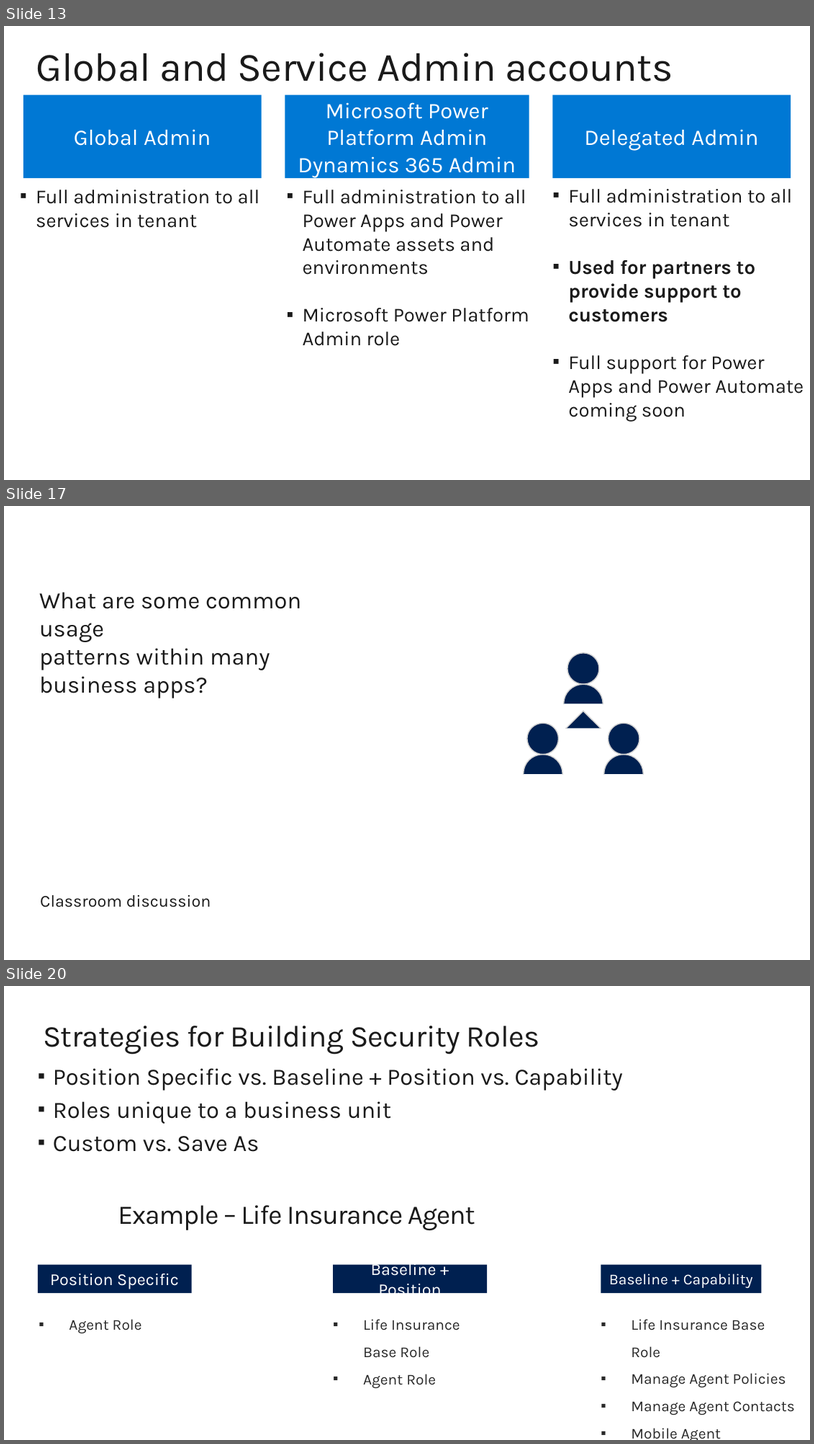
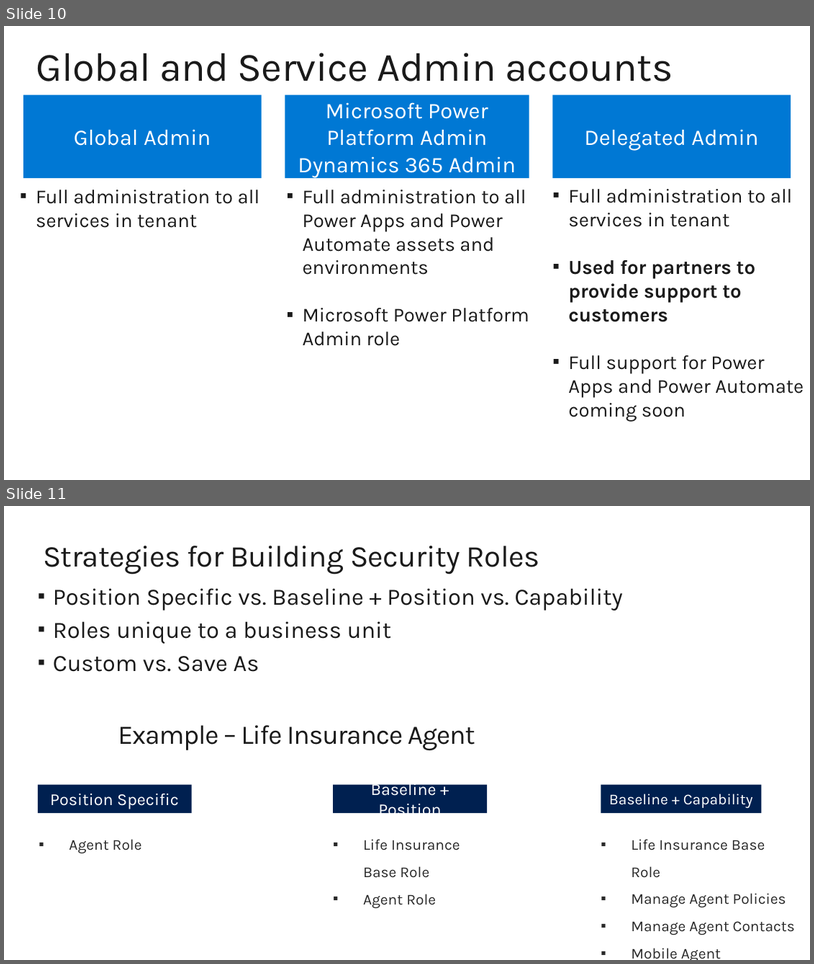
Before and after one commit to sumiticfai196/Batch-23-EY, a slide deck: M10 Security Modeling.pptx. Shown one above the other, each under a label of ours: slides 13, 17 and 20 before the commit, slides 10 and 11 after it; the slides between them are not shown. The pictures are 814x1444 and 814x964 pixels, drawn with LibreOffice and Linux fonts; fonts in the diff are those of the drawing; background and template pictures are left out. Boxes give left, top, right and bottom in pixels: in the first picture for what was removed or moved away, otherwise in the second. Text is boxed around its words. In the diff, an @@ line names an element or a change of style, - is before the commit and + after.

```diff
--- a/M10 Security Modeling.pptx
+++ b/M10 Security Modeling.pptx
@@ slide 17 removed at box(4, 506, 810, 960), background #FFFFFF @@
@@ title removed at box(39, 592, 301, 698) @@
-What are some common usage
-patterns within many business apps?
@@ freeform shape removed at box(524, 653, 643, 774) @@
@@ text removed at box(40, 895, 211, 907) @@
-Classroom discussion
@@ what was slide 13 is now slide 10 @@
@@ what was slide 20 is now slide 11 @@
```
Also in this commit, not shown: 13 other slides removed, 2 other files.
